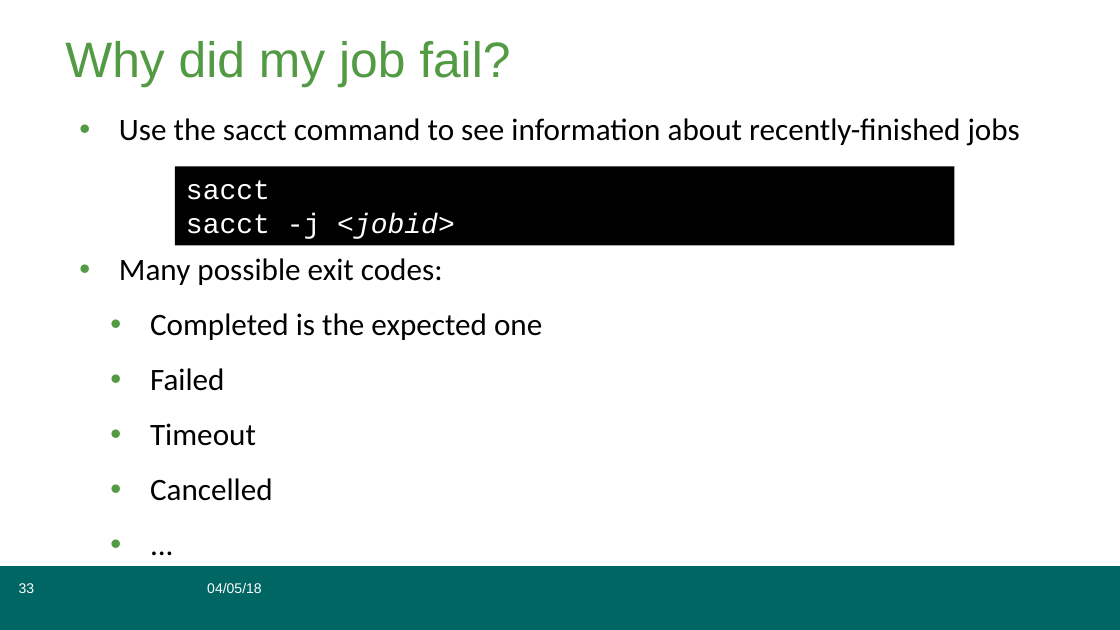
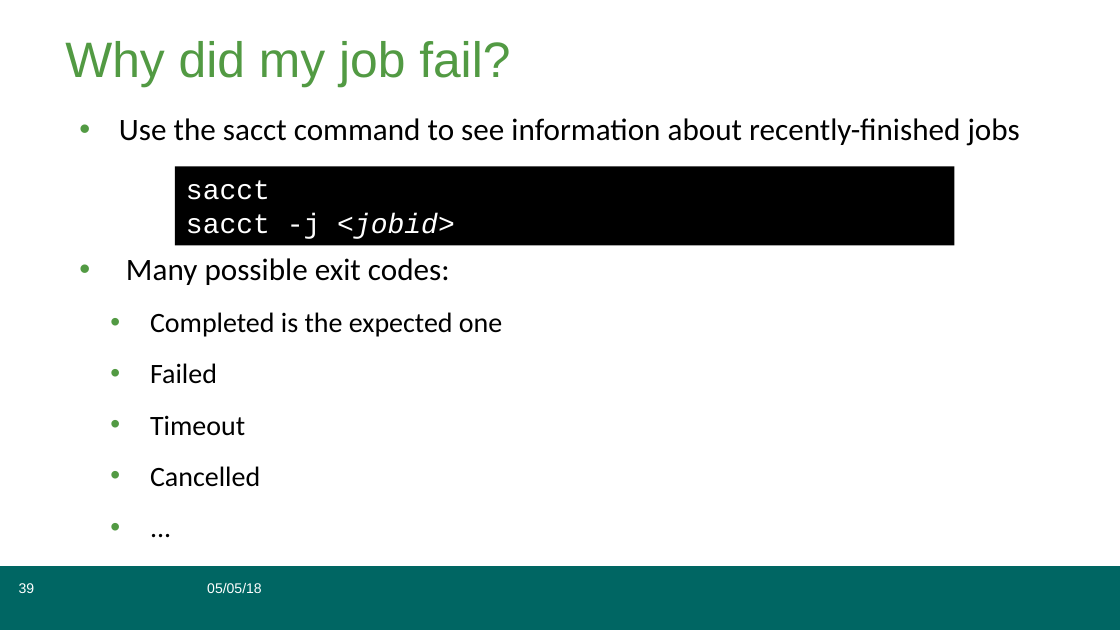
Before and after one commit to grimbough/embl_hpc, a slide deck: slide 39 of cluster_training2018.odp (slide 33 before the commit). Drawn at 1120x630 pixels with LibreOffice and Linux fonts; fonts in the diff are those of the drawing. Boxes give left, top, right and bottom in pixels: in the first picture for what was removed or moved away, otherwise in the second. Text is boxed around its words. In the diff, an @@ line names an element or a change of style, - is before the commit and + after.

```diff
--- a/cluster_training2018.odp
+++ b/cluster_training2018.odp
@@ text at (150, 312, 502, 487): size 20 to 18 pt in "Completed is the expected one", "Failed", "Timeout", "Cancelled" and 1 more places @@
@@ page number at (19, 583, 35, 593): text changed @@
-33
+39
@@ text in free at (207, 583, 261, 593): text changed @@
-04/05/18
+05/05/18
```
Also in this commit, not shown: 74 other slides changed, 6 slides added, 5 slides removed, 4 other files.
